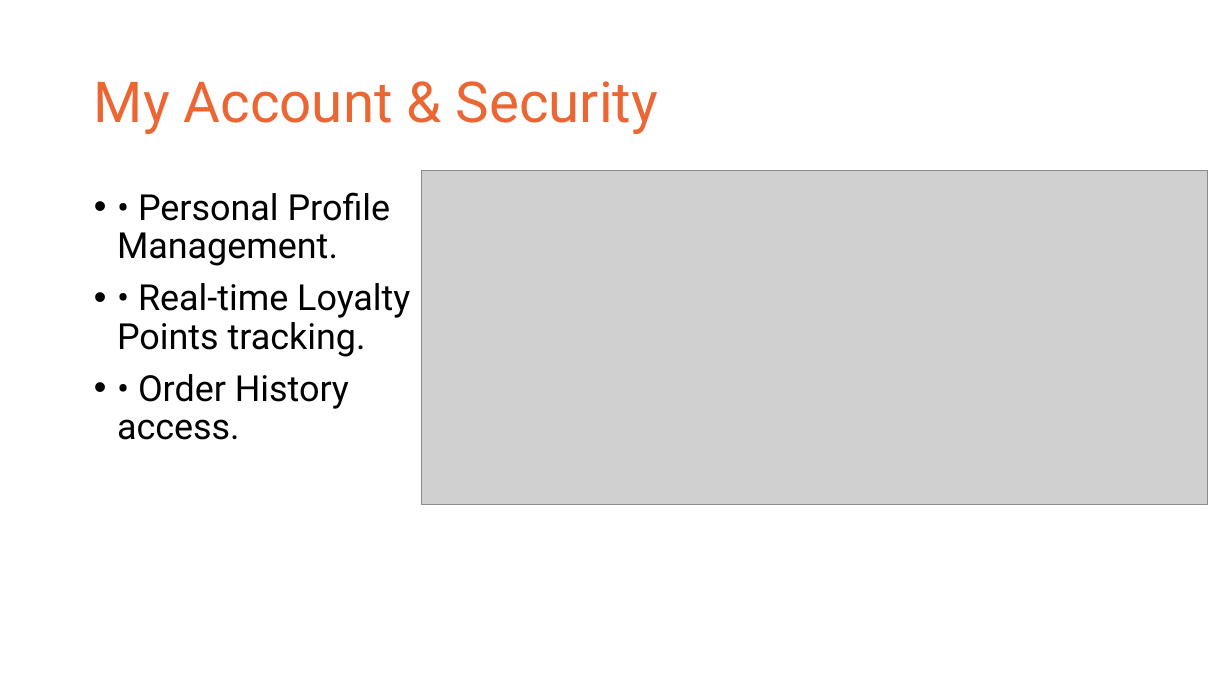
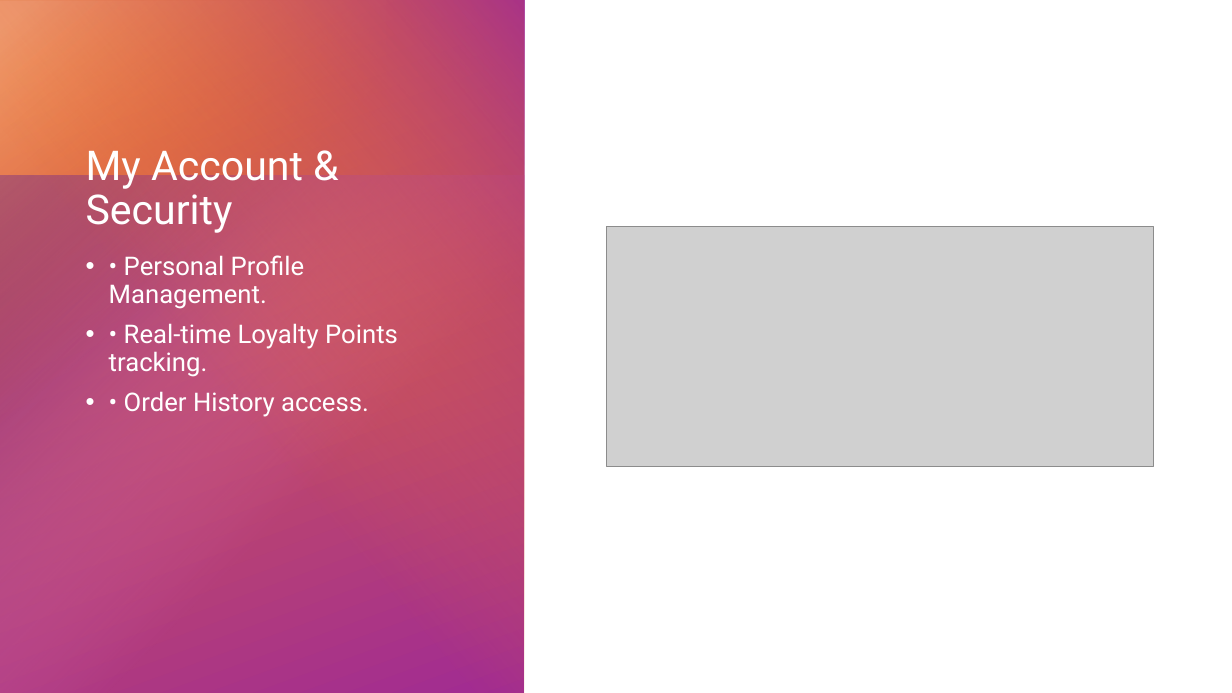
Before and after one commit to Youssef-Atef-20/E-Commerce, a slide deck: slide 7 of Hot Deals Platform.pptx (slide 5 before the commit). Drawn at 1232x693 pixels with LibreOffice and Linux fonts; fonts in the diff are those of the drawing; grey boxes stand for pictures. Boxes give left, top, right and bottom in pixels: in the first picture for what was removed or moved away, otherwise in the second. Text is boxed around its words. In the diff, an @@ line names an element or a change of style, - is before the commit and + after.

```diff
--- a/Hot Deals Platform.pptx
+++ b/Hot Deals Platform.pptx
@@ group added at box(0, 0, 525, 693): 4 rectangles @@
@@ title "My Account & Security": place and size @@
-title "My Account & Security" at box(94, 81, 658, 134)
+title "My Account & Security" at box(86, 151, 303, 233)
@@ title "My Account & Security" at box(86, 151, 303, 233): size 44 to 32 pt, text colour #EB6633 to #FFFFFF; vertical alignment middle to bottom @@
@@ picture: place and size @@
-picture at box(421, 171, 1208, 505)
+picture at box(607, 226, 1153, 467)
@@ text "• Personal Profile Management.": place and size @@
-text "• Personal Profile Management." at box(117, 192, 410, 440)
+text "• Personal Profile Management." at box(109, 255, 398, 417)
@@ text "• Personal Profile Management." at box(109, 255, 398, 417): size 28 to 20 pt, text colour #000000 to #FFFFFF @@
```
Also in this commit, not shown: 5 other slides changed, 5 slides added, 1 slide removed.
